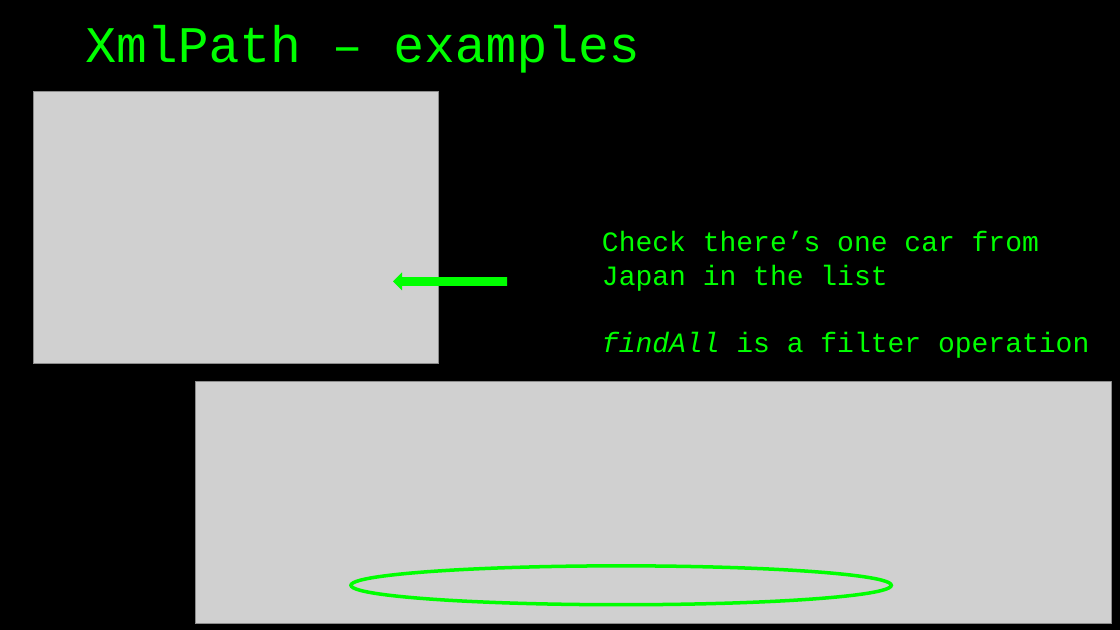
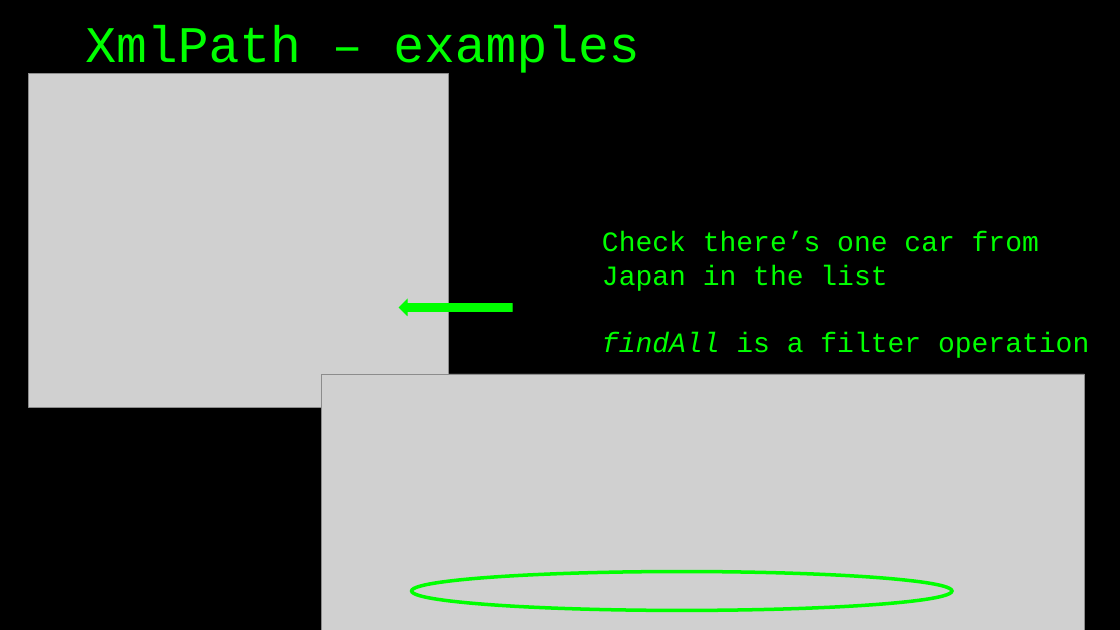
Before and after one commit to basdijkstra/rest-assured-workshop, a slide deck: slide 61 of RestAssuredWorkshop.pptx. Drawn at 1120x630 pixels with LibreOffice and Linux fonts; fonts in the diff are those of the drawing; grey boxes stand for pictures. Boxes give left, top, right and bottom in pixels: in the first picture for what was removed or moved away, otherwise in the second. Text is boxed around its words. In the diff, an @@ line names an element or a change of style, - is before the commit and + after.

```diff
--- a/RestAssuredWorkshop.pptx
+++ b/RestAssuredWorkshop.pptx
@@ picture: place and size @@
-picture at [33, 92, 439, 364]
+picture at [28, 74, 448, 408]
@@ freeform shape: place and size @@
-freeform shape at [394, 274, 507, 289]
+freeform shape at [400, 300, 513, 315]
@@ picture: place and size @@
-picture at [195, 381, 1112, 623]
+picture at [322, 374, 1085, 630]
@@ ellipse: place and size @@
-ellipse at [351, 566, 891, 605]
+ellipse at [412, 571, 952, 610]
```
Also in this commit, not shown: 6 other slides changed, 12 other files.
